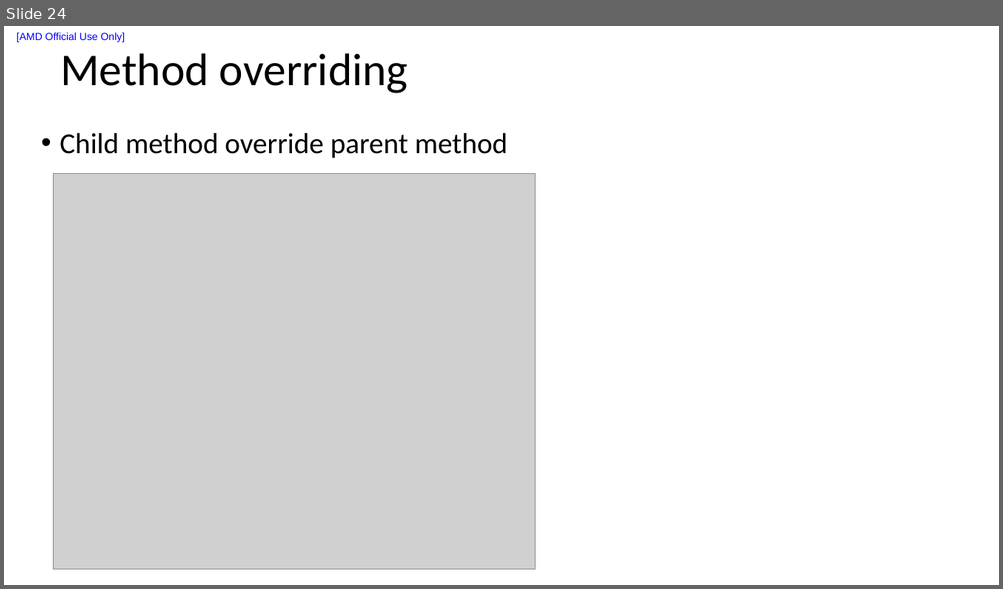
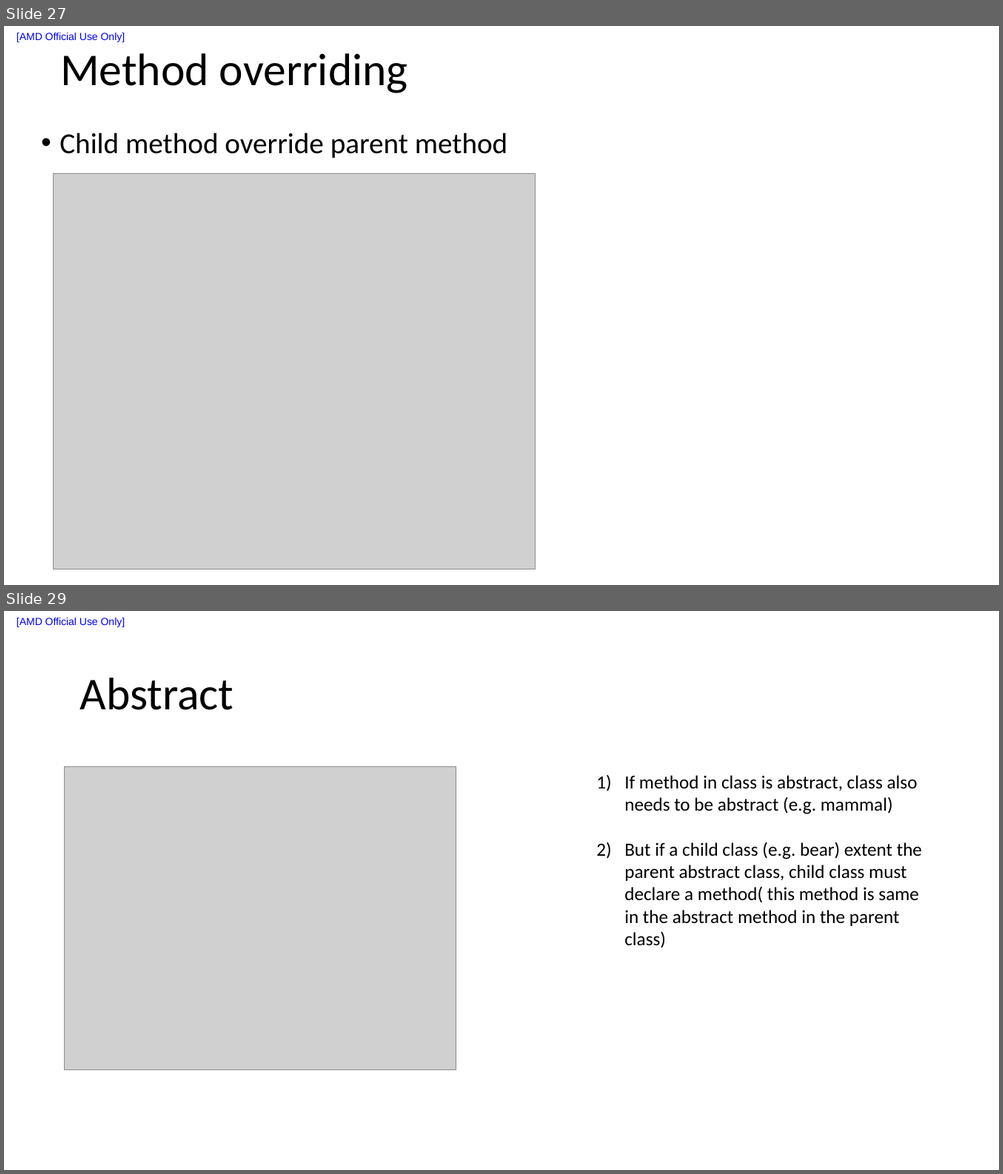
Before and after one commit to liuxu-github-ui/Java, a slide deck: Youtube_tutorial/Notes.pptx. Shown one above the other, each under a label of ours: slide 24 before the commit, slides 27 and 29 after it; the slides between them are not shown. The pictures are 1003x589 and 1003x1174 pixels, drawn with LibreOffice and Linux fonts; fonts in the diff are those of the drawing; grey boxes stand for pictures. Boxes give left, top, right and bottom in pixels: in the first picture for what was removed or moved away, otherwise in the second. Text is boxed around its words. In the diff, an @@ line names an element or a change of style, - is before the commit and + after.

```diff
--- a/Youtube_tutorial/Notes.pptx
+++ b/Youtube_tutorial/Notes.pptx
@@ slide 29 added at box(4, 611, 999, 1170), background #FFFFFF; not listed: 1 template element that a slide beside it also shows @@
@@ title added at box(79, 678, 233, 710), 44 pt, text #000000 @@
+Abstract
@@ picture added at box(65, 767, 456, 1070) @@
@@ text added at box(624, 775, 922, 948), 18 pt, text #000000 @@
+1) If method in class is abstract, class also needs to be abstract (e.g. mammal)
+2) But if a child class (e.g. bear) extent the parent abstract class, child class must declare a method( this method is same in the abstract method in the parent class)
@@ what was slide 24 is now slide 27 @@
```
Also in this commit, not shown: 1 slide changed, 12 other slides added, 3 other files.
